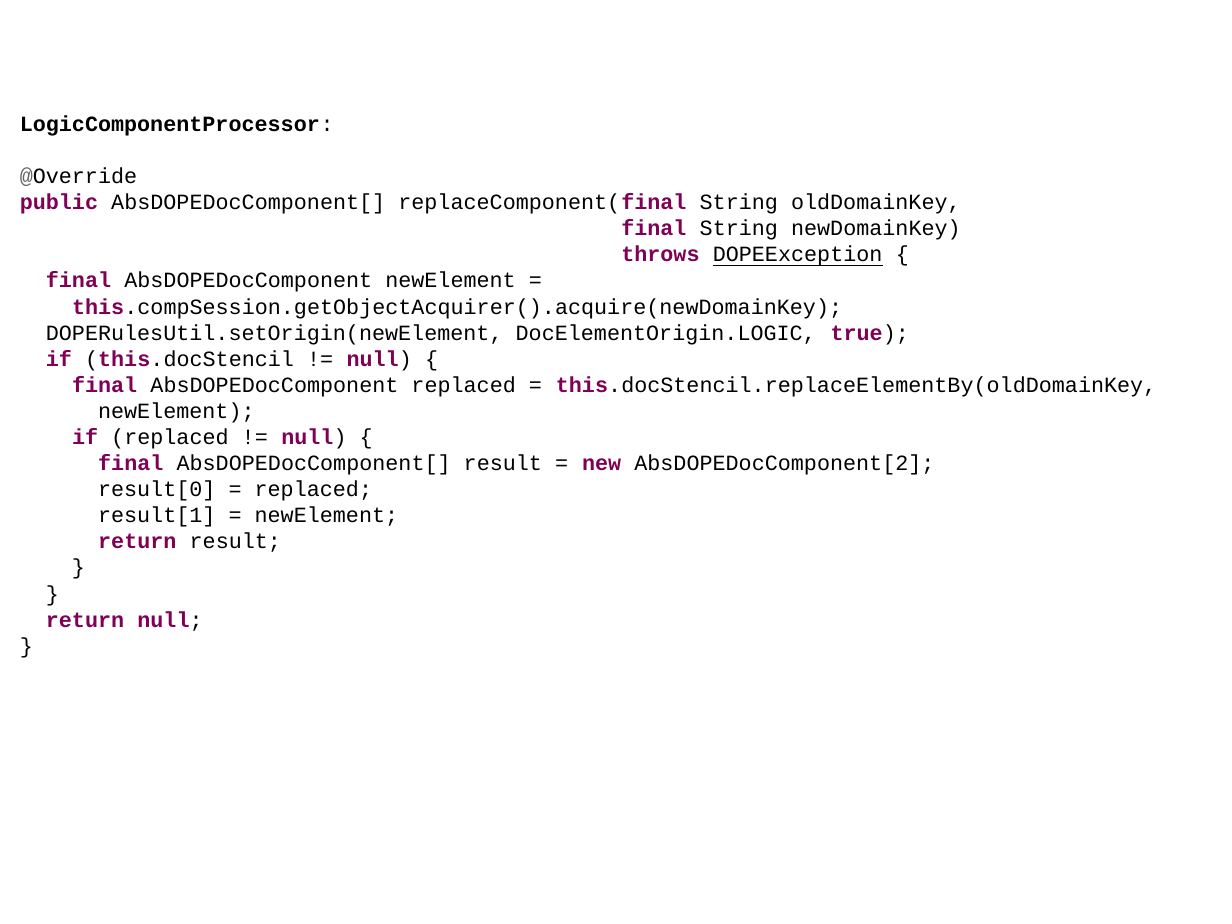
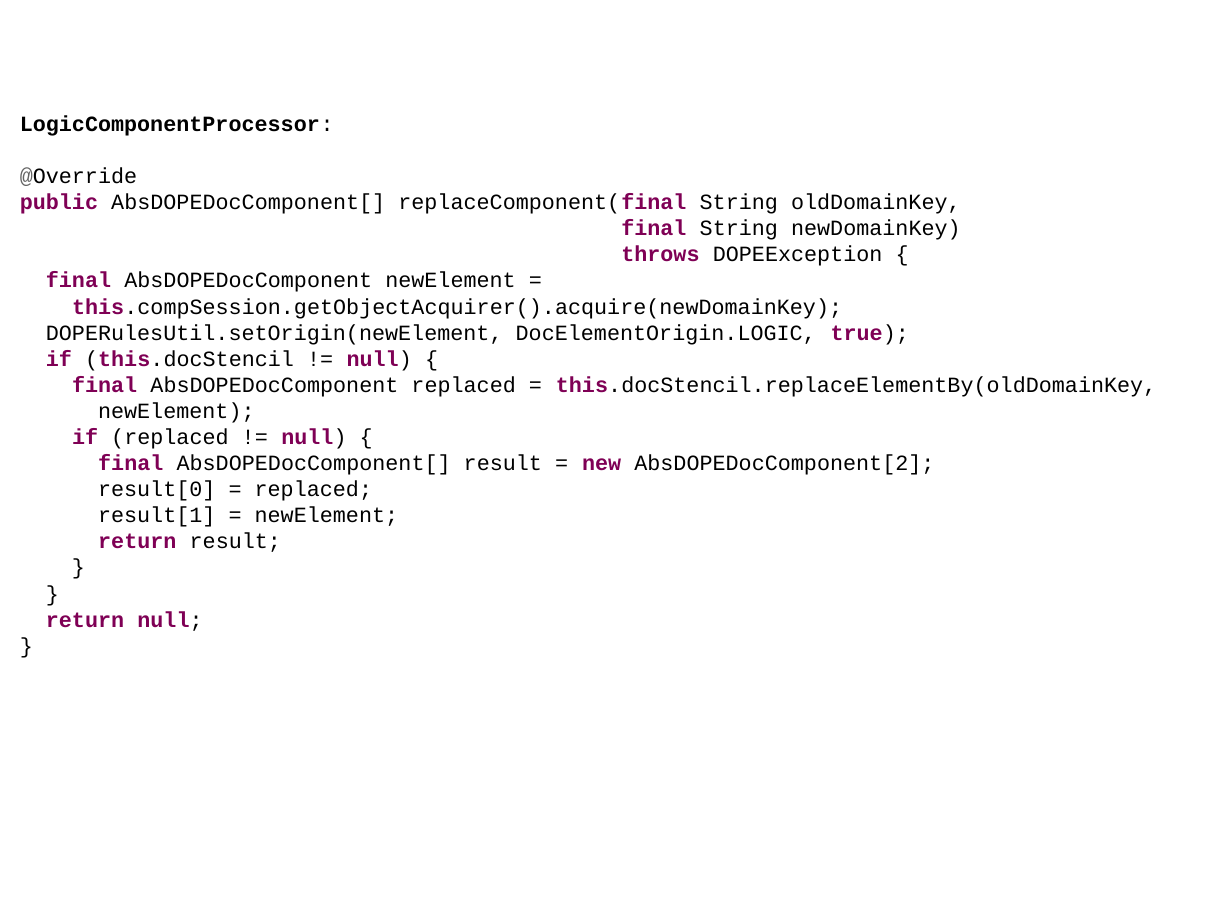
Before and after one commit to Weltraumschaf/Slides, a slide deck: slide 12 of CleanCodeDeveloper/RoterDan1/CCD_Roter_Dan_1.odp. Drawn at 1232x924 pixels with LibreOffice and Linux fonts; fonts in the diff are those of the drawing. Boxes give left, top, right and bottom in pixels: in the first picture for what was removed or moved away, otherwise in the second. Text is boxed around its words. In the diff, an @@ line names an element or a change of style, - is before the commit and + after.

```diff
--- a/CleanCodeDeveloper/RoterDan1/CCD_Roter_Dan_1.odp
+++ b/CleanCodeDeveloper/RoterDan1/CCD_Roter_Dan_1.odp
@@ text at (621, 246, 883, 266): underline off in "DOPEException" @@
```
Also in this commit, not shown: 8 other slides changed, 1 other file.
